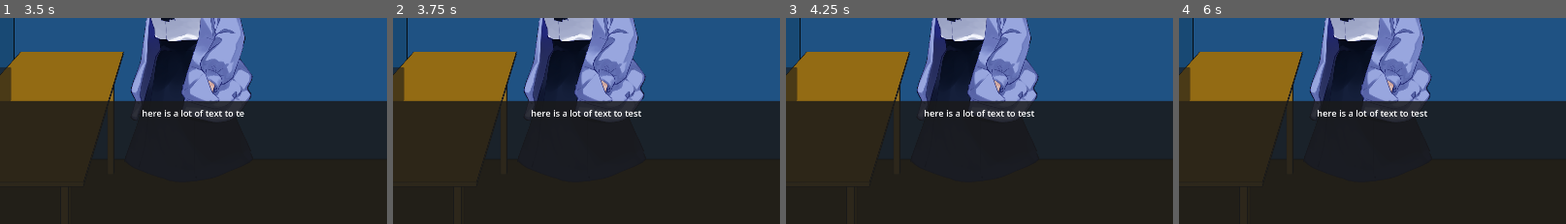
Above: before the commit, frames 1-4 (left to right).
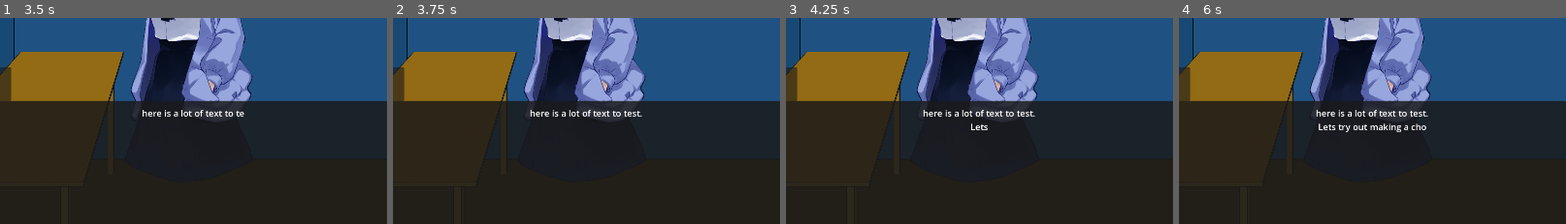
Above: after the commit, the same moments.

Repository: IIIIDizzleIIII/GodotDialogueTool
Game: Godot game, scene res://DialogueScene.tscn
Same seed, same stepped clock (60 frames per second), same inputs: the game is played once before the commit and once after it.
Inputs (mouse positions are % of the whole screen's width and height, from its top left):
- Up to frame 1 (3.5 s): click (50, 46) at 0.5 s; click (50, 46) at 1.25 s; click "Log" at 2 s; click "Hide UI" at 2.75 s
- Up to frame 2 (3.75 s): click "Log" at 3.5 s
- Up to frame 3 (4.25 s): no input
- Up to frame 4 (6 s): click "Hide UI" at 4.25 s; click "Log" at 5 s; click "Hide UI" at 5.75 s
The pictures show only the part of the screen within x 25-75%, y 43-93%; the shares and areas given below are measured in that part.

Frame 1 is identical in both runs. In frame 2, 0.5% of the frame differs, in the area x 35-65%, y 44-48%; in frame 3, 0.6%; in frame 4, 1.0%, in the area x 35-65%, y 44-56%.
Error before the commit: Attempted to free a locked object (calling or emitting). (res://DialogueSystem.gd:54)

Commit message:
Typewriter / Player Input

Diff:
--- a/DialogueScene.tscn
+++ b/DialogueScene.tscn
@@ -4,6 +4,8 @@
 [ext_resource type="Script" uid="uid://bosofv4nj4i3v" path="res://DialogueClass.gd" id="2_efucv"]
 [ext_resource type="Texture2D" uid="uid://brh0oter4a8m4" path="res://Assets/C1Sprites/Sprite1.tres" id="3_gtste"]
 [ext_resource type="Texture2D" uid="uid://dw8pfamqr81uo" path="res://Assets/bg.png" id="4_1ener"]
+[ext_resource type="Script" uid="uid://c13pfjjseguqo" path="res://ChoiceClass.gd" id="5_bdddm"]
+[ext_resource type="Texture2D" uid="uid://c85jfynw3cna5" path="res://Assets/C1Sprites/Sprite4.tres" id="6_n0jgp"]
 
 [sub_resource type="LabelSettings" id="LabelSettings_55ycn"]
 font_size = 20
@@ -243,10 +245,37 @@
 next_node = NodePath("../D0002")
 metadata/_custom_type_script = "uid://bosofv4nj4i3v"
 
-[node name="D0002" type="Node" parent="DialogueTree" unique_id=1837794476]
-script = ExtResource("2_efucv")
-speaker_name = "Cait"
-dialogue = "here is a lot of text to test"
+[node name="D0002" type="Node" parent="DialogueTree" unique_id=1837794476 node_paths=PackedStringArray("dialogue_choices")]
+script = ExtResource("2_efucv")
+dialogue = "here is a lot of text to test.
+Lets try out making a choice!"
+dialogue_choices = [NodePath("C0001"), NodePath("C0002")]
+metadata/_custom_type_script = "uid://bosofv4nj4i3v"
+
+[node name="C0001" type="Node" parent="DialogueTree/D0002" unique_id=1574602064 node_paths=PackedStringArray("NextEvent")]
+script = ExtResource("5_bdddm")
+ChoiceDialogue = "Ok!"
+NextEvent = NodePath("../../D0003")
+metadata/_custom_type_script = "uid://c13pfjjseguqo"
+
+[node name="C0002" type="Node" parent="DialogueTree/D0002" unique_id=145411559 node_paths=PackedStringArray("NextEvent")]
+script = ExtResource("5_bdddm")
+ChoiceDialogue = "No thanks"
+NextEvent = NodePath("../../D0004")
+metadata/_custom_type_script = "uid://c13pfjjseguqo"
+
+[node name="D0003" type="Node" parent="DialogueTree" unique_id=1314369116 node_paths=PackedStringArray("dialogue_choices")]
+script = ExtResource("2_efucv")
+dialogue = "Wow that was really cool!"
+character_sprite = ExtResource("6_n0jgp")
+dialogue_choices = [null, null]
+metadata/_custom_type_script = "uid://bosofv4nj4i3v"
+
+[node name="D0004" type="Node" parent="DialogueTree" unique_id=355457588 node_paths=PackedStringArray("dialogue_choices")]
+script = ExtResource("2_efucv")
+dialogue = "Haha, you did it anyways ;p."
+character_sprite = ExtResource("6_n0jgp")
+dialogue_choices = [null, null]
 metadata/_custom_type_script = "uid://bosofv4nj4i3v"
 
 [node name="ContinueButton" type="Button" parent="." unique_id=724523588]
--- a/DialogueSystem.gd
+++ b/DialogueSystem.gd
@@ -15,29 +15,41 @@
 var choices_container:VBoxContainer = get_node("DialogueChoices/Scroll/VBox")
 #endregion
 
+@export_subgroup("Settings")
+@export
+var typewriter_short_delay:float = 0.7
+@export
+var typewriter_long_delay:float = 1.5
+
+@export_subgroup("")
 @export
 var start_dialogue:DialogueEvent
 var current_dialogue:DialogueEvent
-var next_dialogue:DialogueEvent
 
 var typewriter:Node
+var awaiting_dialogue:bool = false
 
 signal typewriter_ended
-signal confirm_event
+signal dialogue_ended
 
 var continue_pressed:bool = false
+
+
 
 func DialogueLoop():
 	while true:
 		LoadDialogueEvent(current_dialogue)
 		StartTypewriter()
 		await typewriter_ended
-		await confirm_event
+
+		awaiting_dialogue = true
+		await dialogue_ended
+		awaiting_dialogue = false
+
 		if current_dialogue.dialogue_choices:
 			pass
 		else:
 			current_dialogue = current_dialogue.next_node
-
 
 func StartTypewriter():
 	typewriter = Typewriter.new()
@@ -63,6 +75,8 @@
 	if Event.speaker_name:
 		speaker_name.text = Event.speaker_name
 
+
+
 func _ready() -> void:
 	current_dialogue = start_dialogue
 	DialogueLoop()
@@ -71,10 +85,10 @@
 func ContinuePressed():
 	continue_pressed = true
 
-func _process(delta) -> void:
+func _process(_delta) -> void:
 	if Input.is_action_just_pressed("Continue") or continue_pressed == true:
 		if typewriter:
 			EndTypewriter()
-		else:
-			confirm_event.emit()
+		elif awaiting_dialogue == true:
+			dialogue_ended.emit()
 	continue_pressed = false
